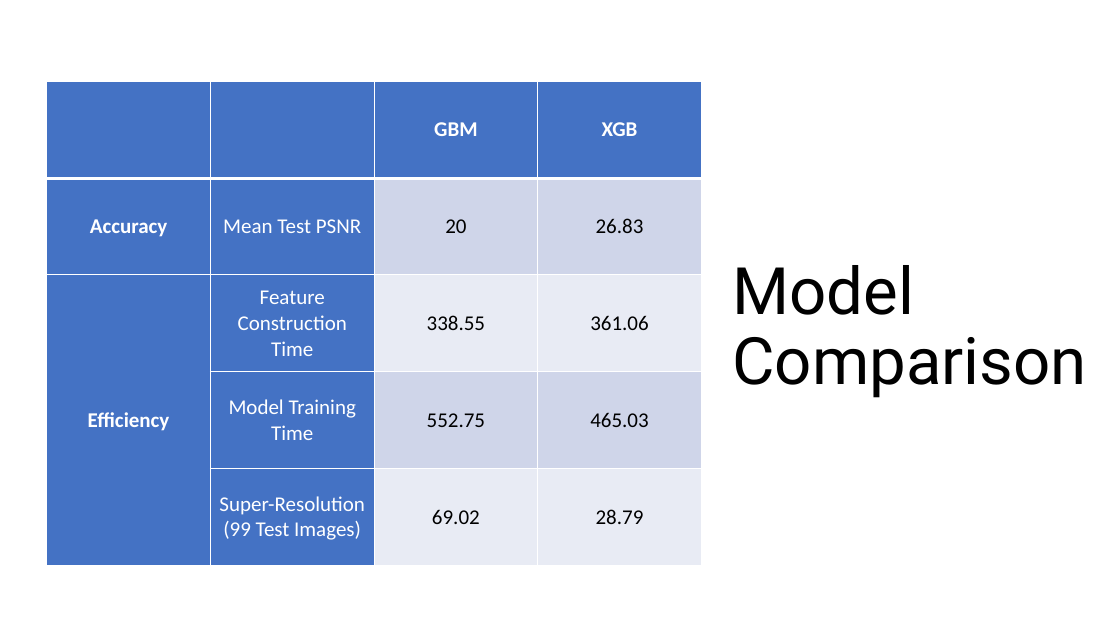
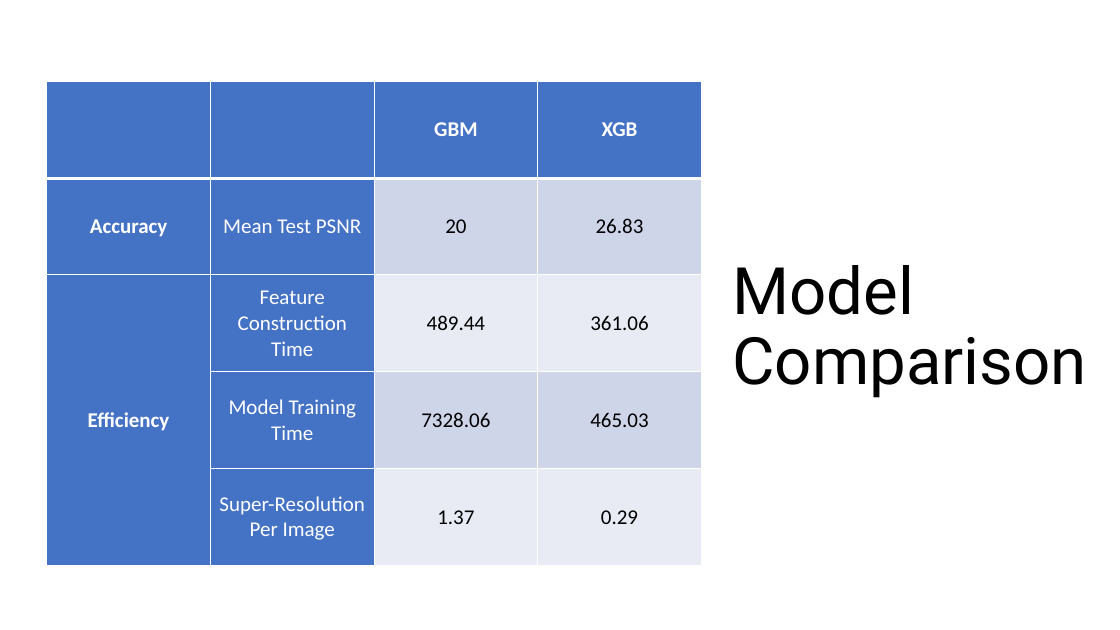
Before and after one commit to TZstatsADS/Spring2019-Proj3-grp11, a slide deck: slide 9 of doc/Presentation/PPT Yiyang Zeng.pptx. Drawn at 1120x630 pixels with LibreOffice and Linux fonts; fonts in the diff are those of the drawing. Boxes give left, top, right and bottom in pixels: in the first picture for what was removed or moved away, otherwise in the second. Text is boxed around its words. In the diff, an @@ line names an element or a change of style, - is before the commit and + after.

```diff
--- a/doc/Presentation/PPT Yiyang Zeng.pptx
+++ b/doc/Presentation/PPT Yiyang Zeng.pptx
@@ table at [47,82,702,565] @@
-row 3, column 3: 338.55
+row 3, column 3: 489.44
-row 4, column 3: 552.75
+row 4, column 3: 7328.06
-row 5:  | Super-Resolution (99 Test Images) | 69.02 | 28.79
+row 5:  | Super-Resolution Per Image | 1.37 | 0.29
```
Also in this commit, not shown: 1 other slide changed.
